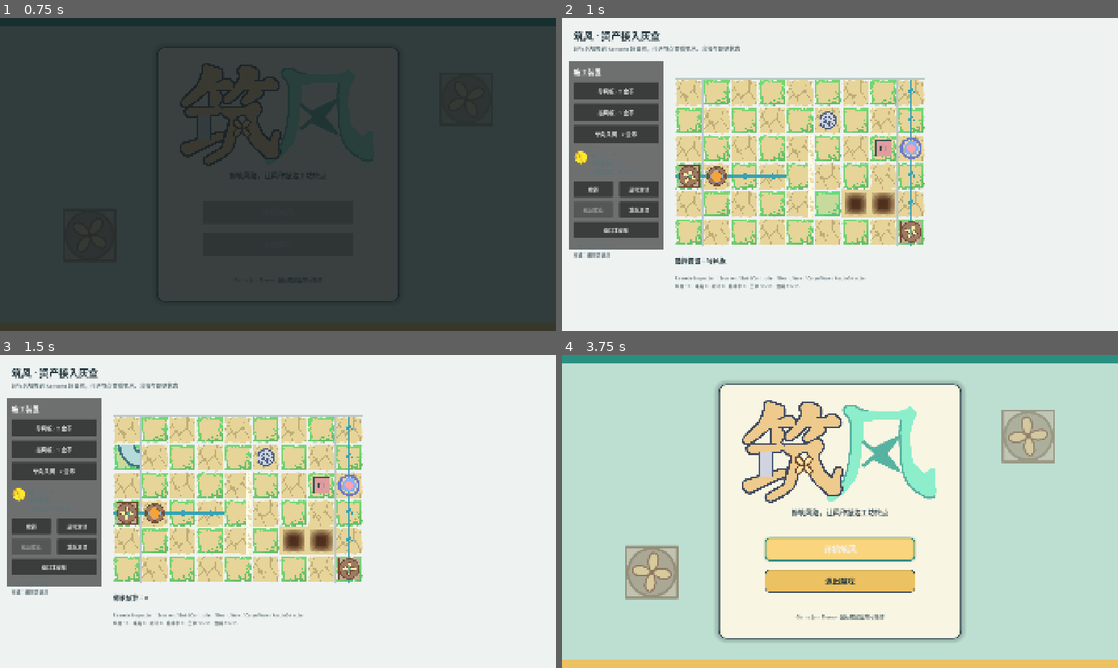
Above: before the commit, frames 1-4 (two rows, left to right).
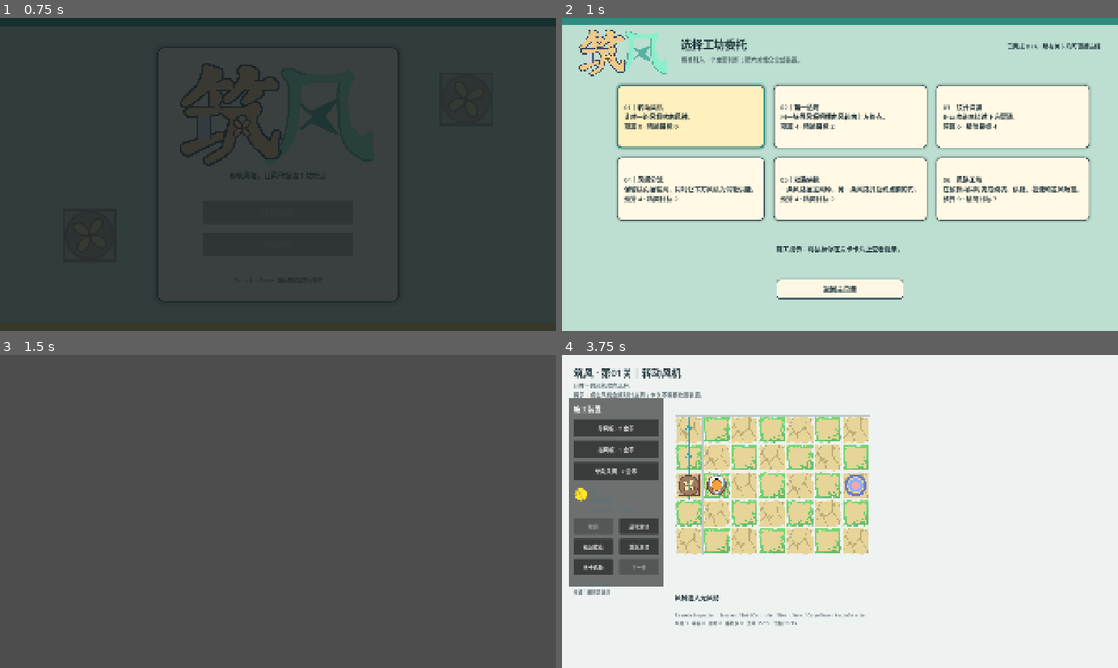
Above: after the commit, the same moments.

Repository: mianyoubiaoqing/zhu-feng
Game: Godot game, scene res://scenes/start_menu.tscn
Two runs of this game, one before a commit and one after it. Both use one fixed random seed, a clock stepped at 60 frames per second and the inputs below.
Inputs (mouse positions are in pixels of both pictures, inside the frame that each line leads up to):
- Up to frame 1 (0.75 s): click "开始筑风" at 0.5 s
- Up to frame 2 (1 s): no input
- Up to frame 3 (1.5 s): click (127, 452) at 1.25 s, where only the run after the commit has a clickable "01｜转动风机 让唯一的风机吹向风种。 预算 0 · 精简…"
- Up to frame 4 (3.75 s): click "启动测试" at 2 s; click "重新测试" at 2.75 s; click (617, 567) at 3.5 s, where only the run before the commit has a clickable "返回主菜单"

Frame 1 is identical in both runs. In frame 2, 86% of the frame differs, in the area x 0-100%, y 0-100%; in frame 3, 95%; in frame 4, 80%.

Commit message:
Add six-level campaign flow

Diff:
--- a/project.godot
+++ b/project.godot
@@ -15,6 +15,10 @@
 config/features=PackedStringArray("4.7", "Forward Plus")
 config/icon="res://icon.svg"
 
+[autoload]
+
+GameFlow="*res://src/session/game_flow.gd"
+
 [display]
 
 window/size/viewport_width=1920
--- /dev/null
+++ b/scenes/level_select.tscn
@@ -0,0 +1,141 @@
+[gd_scene load_steps=6 format=3]
+
+[ext_resource type="Script" path="res://src/presentation/level_select.gd" id="1_select"]
+[ext_resource type="Texture2D" path="res://assets/art/ui/title.png" id="2_title"]
+[ext_resource type="AudioStream" path="res://assets/audio/ui/confirm_01.wav" id="3_confirm"]
+
+[sub_resource type="AtlasTexture" id="AtlasTexture_title"]
+atlas = ExtResource("2_title")
+region = Rect2(1020, 937, 1384, 719)
+filter_clip = true
+
+[sub_resource type="StyleBoxFlat" id="StyleBox_back"]
+bg_color = Color(0.984, 0.969, 0.894, 1)
+border_width_left = 3
+border_width_top = 3
+border_width_right = 3
+border_width_bottom = 3
+border_color = Color(0.224, 0.31, 0.357, 1)
+corner_radius_top_left = 14
+corner_radius_top_right = 14
+corner_radius_bottom_right = 14
+corner_radius_bottom_left = 14
+
+[node name="LevelSelect" type="Control"]
+layout_mode = 3
+anchors_preset = 15
+anchor_right = 1.0
+anchor_bottom = 1.0
+grow_horizontal = 2
+grow_vertical = 2
+script = ExtResource("1_select")
+
+[node name="Background" type="ColorRect" parent="."]
+layout_mode = 1
+anchors_preset = 15
+anchor_right = 1.0
+anchor_bottom = 1.0
+grow_horizontal = 2
+grow_vertical = 2
+mouse_filter = 2
+color = Color(0.737, 0.875, 0.82, 1)
+
+[node name="TopBand" type="ColorRect" parent="."]
+layout_mode = 1
+anchors_preset = 10
+anchor_right = 1.0
+offset_bottom = 24.0
+grow_horizontal = 2
+mouse_filter = 2
+color = Color(0.161, 0.565, 0.506, 1)
+
+[node name="Title" type="TextureRect" parent="."]
+layout_mode = 0
+offset_left = 58.0
+offset_top = 38.0
+offset_right = 368.0
+offset_bottom = 199.0
+mouse_filter = 2
+texture = SubResource("AtlasTexture_title")
+expand_mode = 1
+stretch_mode = 5
+
+[node name="Heading" type="Label" parent="."]
+layout_mode = 0
+offset_left = 410.0
+offset_top = 62.0
+offset_right = 1080.0
+offset_bottom = 120.0
+theme_override_colors/font_color = Color(0.125, 0.204, 0.231, 1)
+theme_override_font_sizes/font_size = 38
+text = "选择工坊委托"
+
+[node name="Subheading" type="Label" parent="."]
+layout_mode = 0
+offset_left = 412.0
+offset_top = 128.0
+offset_right = 1150.0
+offset_bottom = 170.0
+theme_override_colors/font_color = Color(0.369, 0.439, 0.459, 1)
+theme_override_font_sizes/font_size = 20
+text = "每关引入一个主要判断；第六关组合全部装置。"
+
+[node name="Progress" type="Label" parent="."]
+layout_mode = 0
+offset_left = 1280.0
+offset_top = 82.0
+offset_right = 1860.0
+offset_bottom = 130.0
+theme_override_colors/font_color = Color(0.125, 0.204, 0.231, 1)
+theme_override_font_sizes/font_size = 20
+text = "已完成 0 / 6 · 所有关卡均可直接选择"
+horizontal_alignment = 2
+
+[node name="LevelGrid" type="GridContainer" parent="."]
+layout_mode = 0
+offset_left = 190.0
+offset_top = 230.0
+offset_right = 1730.0
+offset_bottom = 720.0
+theme_override_constants/h_separation = 30
+theme_override_constants/v_separation = 30
+columns = 3
+
+[node name="HoverInfo" type="Label" parent="."]
+layout_mode = 0
+offset_left = 220.0
+offset_top = 780.0
+offset_right = 1700.0
+offset_bottom = 840.0
+theme_override_colors/font_color = Color(0.125, 0.204, 0.231, 1)
+theme_override_font_sizes/font_size = 22
+text = "施工提示：将鼠标停在关卡卡片上查看提示。"
+horizontal_alignment = 1
+
+[node name="Back" type="Button" parent="."]
+layout_mode = 0
+offset_left = 740.0
+offset_top = 900.0
+offset_right = 1180.0
+offset_bottom = 970.0
+mouse_default_cursor_shape = 2
+theme_override_colors/font_color = Color(0.125, 0.204, 0.231, 1)
+theme_override_font_sizes/font_size = 23
+theme_override_styles/normal = SubResource("StyleBox_back")
+theme_override_styles/hover = SubResource("StyleBox_back")
+theme_override_styles/focus = SubResource("StyleBox_back")
+text = "返回主菜单"
+
+[node name="Fade" type="ColorRect" parent="."]
+layout_mode = 1
+anchors_preset = 15
+anchor_right = 1.0
+anchor_bottom = 1.0
+grow_horizontal = 2
+grow_vertical = 2
+mouse_filter = 2
+color = Color(0.08, 0.11, 0.12, 0)
+
+[node name="Confirm" type="AudioStreamPlayer" parent="."]
+stream = ExtResource("3_confirm")
+bus = &"UI"
--- a/scenes/main.tscn
+++ b/scenes/main.tscn
@@ -263,13 +263,22 @@
 theme_override_font_sizes/font_size = 17
 text = "重新测试"
 
-[node name="Menu" type="Button" parent="HUD/Sidebar"]
+[node name="LevelSelect" type="Button" parent="HUD/Sidebar"]
 offset_left = 16.0
 offset_top = 554.0
-offset_right = 310.0
+offset_right = 152.0
 offset_bottom = 608.0
 theme_override_font_sizes/font_size = 17
-text = "返回主菜单"
+text = "关卡选择"
+
+[node name="Next" type="Button" parent="HUD/Sidebar"]
+offset_left = 174.0
+offset_top = 554.0
+offset_right = 310.0
+offset_bottom = 608.0
+theme_override_font_sizes/font_size = 17
+disabled = true
+text = "下一关"
 
 [node name="Help" type="Label" parent="HUD/Sidebar"]
 offset_left = 16.0
--- a/src/demo/demo_levels.gd
+++ b/src/demo/demo_levels.gd
@@ -1,23 +1,122 @@
 class_name DemoLevels
 extends RefCounted
 
+const LEVEL_COUNT := 6
+
+
+static func all_levels() -> Array[LevelDefinition]:
+	return [
+		build_fan_rotation(),
+		build_first_bend(),
+		build_pit_detour(),
+		build_valve_isolation(),
+		build_dual_supply(),
+		build_full_workshop(),
+	]
+
+
+static func build_level(index: int) -> LevelDefinition:
+	var levels := all_levels()
+	return levels[clampi(index, 0, levels.size() - 1)]
+
+
+static func build_fan_rotation() -> LevelDefinition:
+	var level := _base(&"fan_rotation", "转动风机", "让唯一的风机吹向风种。", "点击风机会顺时针旋转；本关不需要放置装置。")
+	level.size = Vector2i(7, 5)
+	level.budget = 0
+	level.efficient_budget = 0
+	level.start = Vector2i(1, 2)
+	level.goal = Vector2i(6, 2)
+	level.fans = [FanDefinition.create(Vector2i(0, 2), GameRules.Direction.UP)]
+	return level
+
+
+static func build_first_bend() -> LevelDefinition:
+	var level := _base(&"first_bend", "第一道弯", "用一块导风板把横向风转向上方终点。", "导风板连接相邻的两个方向；放置后可继续旋转。")
+	level.size = Vector2i(7, 6)
+	level.budget = 4
+	level.efficient_budget = 2
+	level.start = Vector2i(1, 4)
+	level.goal = Vector2i(5, 1)
+	level.fans = [FanDefinition.create(Vector2i(0, 4), GameRules.Direction.RIGHT)]
+	level.walls = [Vector2i(6, 4)]
+	return level
+
+
+static func build_pit_detour() -> LevelDefinition:
+	var level := _base(&"pit_detour", "绕开深渊", "用两次转弯绕过下方裂隙。", "直接前进会坠落；先决定绕行路线，再核算导风板费用。")
+	level.size = Vector2i(9, 6)
+	level.budget = 6
+	level.efficient_budget = 4
+	level.start = Vector2i(1, 4)
+	level.goal = Vector2i(8, 1)
+	level.fans = [FanDefinition.create(Vector2i(0, 4), GameRules.Direction.RIGHT)]
+	level.pits = [Vector2i(3, 4), Vector2i(4, 4), Vector2i(5, 4)]
+	return level
+
+
+static func build_valve_isolation() -> LevelDefinition:
+	var level := _base(&"valve_isolation", "风阀分流", "保留横向运输风，同时让下方风机为涡轮供能。", "在两路风的交叉格放置单向风阀；旋走下方风机会导致涡轮失去供能。")
+	level.size = Vector2i(9, 6)
+	level.budget = 4
+	level.efficient_budget = 2
+	level.start = Vector2i(1, 2)
+	level.goal = Vector2i(8, 2)
+	level.fans = [
+		FanDefinition.create(Vector2i(0, 2), GameRules.Direction.RIGHT),
+		FanDefinition.create(Vector2i(4, 5), GameRules.Direction.UP),
+	]
+	level.turbines = [TurbineDefinition.create(&"mint", Vector2i(4, 4))]
+	level.required_turbine_ids = [&"mint"]
+	return level
+
+
+static func build_dual_supply() -> LevelDefinition:
+	var level := _base(&"dual_supply", "双路供能", "一条风路运送风种，另一条风路开启终点前的门。", "上方风机只负责供能；下方风机需要一块导风板把风种送向门。")
+	level.size = Vector2i(9, 6)
+	level.budget = 4
+	level.efficient_budget = 2
+	level.start = Vector2i(1, 4)
+	level.goal = Vector2i(7, 1)
+	level.fans = [
+		FanDefinition.create(Vector2i(0, 4), GameRules.Direction.RIGHT),
+		FanDefinition.create(Vector2i(0, 0), GameRules.Direction.UP),
+	]
+	level.turbines = [TurbineDefinition.create(&"amber", Vector2i(4, 0))]
+	level.doors = [DoorDefinition.create(Vector2i(7, 2), &"amber")]
+	level.required_turbine_ids = [&"amber"]
+	level.walls = [Vector2i(6, 0)]
+	return level
+
+
+static func build_full_workshop() -> LevelDefinition:
+	var level := _base(&"full_workshop", "风路工坊", "在预算内同时完成绕坑、供能、截流和逆风隔离。", "供能风机不能旋走：用挡风板让它在涡轮后停止；右侧逆风则需要单向风阀。")
+	level.size = Vector2i(11, 6)
+	level.budget = 9
+	level.efficient_budget = 7
+	level.start = Vector2i(1, 2)
+	level.goal = Vector2i(8, 4)
+	level.fans = [
+		FanDefinition.create(Vector2i(0, 2), GameRules.Direction.RIGHT),
+		FanDefinition.create(Vector2i(3, 5), GameRules.Direction.UP),
+		FanDefinition.create(Vector2i(10, 4), GameRules.Direction.LEFT),
+	]
+	level.pits = [Vector2i(7, 2), Vector2i(8, 2), Vector2i(9, 2)]
+	level.walls = [Vector2i(4, 3), Vector2i(5, 3)]
+	level.turbines = [TurbineDefinition.create(&"core", Vector2i(3, 4))]
+	level.doors = [DoorDefinition.create(Vector2i(7, 4), &"core")]
+	level.required_turbine_ids = [&"core"]
+	return level
+
 
 static func build_vertical_slice() -> LevelDefinition:
+	return build_full_workshop()
+
+
+static func _base(id: StringName, name: String, objective_text: String, tip: String) -> LevelDefinition:
 	var level := LevelDefinition.new()
-	level.level_id = &"vertical_slice"
-	level.display_name = "灰盒：供能与送达"
-	level.size = Vector2i(9, 6)
-	level.budget = 10
-	level.efficient_budget = 7
-	level.start = Vector2i(1, 3)
-	level.goal = Vector2i(8, 2)
-	level.walls = [Vector2i(4, 2), Vector2i(4, 3), Vector2i(4, 4)]
-	level.pits = [Vector2i(6, 4), Vector2i(7, 4)]
-	level.fans = [
-		FanDefinition.create(Vector2i(0, 3), GameRules.Direction.RIGHT),
-		FanDefinition.create(Vector2i(8, 5), GameRules.Direction.UP),
-	]
-	level.turbines = [TurbineDefinition.create(&"amber", Vector2i(5, 1))]
-	level.doors = [DoorDefinition.create(Vector2i(7, 2), &"amber")]
-	level.required_turbine_ids = [&"amber"]
+	level.level_id = id
+	level.display_name = name
+	level.objective = objective_text
+	level.teaching_tip = tip
 	return level
--- a/src/domain/level_definition.gd
+++ b/src/domain/level_definition.gd
@@ -3,6 +3,8 @@
 
 @export var level_id: StringName = &"unnamed"
 @export var display_name := "未命名关卡"
+@export_multiline var objective := "让风种抵达终点"
+@export_multiline var teaching_tip := "观察风向，再开始施工。"
 @export var size: Vector2i = Vector2i(8, 6)
 @export var budget := 8
 @export var efficient_budget := 6
--- a/src/nodes/game_session_node.gd
+++ b/src/nodes/game_session_node.gd
@@ -34,7 +34,8 @@
 
 func initialize() -> bool:
 	if level_definition == null and use_demo_level_when_empty:
-		level_definition = DemoLevels.build_vertical_slice()
+		var game_flow := get_node_or_null("/root/GameFlow")
+		level_definition = game_flow.call("selected_level") if game_flow != null else DemoLevels.build_vertical_slice()
 	if level_definition == null:
 		debug_last_error = "未配置 LevelDefinition"
 		return false
--- a/src/presentation/game_root.gd
+++ b/src/presentation/game_root.gd
@@ -8,6 +8,11 @@
 @onready var budget_label: Label = $HUD/Sidebar/Budget
 @onready var message_label: Label = $HUD/Message
 @onready var runtime_label: Label = $HUD/RuntimeStats
+@onready var level_title_label: Label = $HUD/Title
+@onready var level_subtitle_label: Label = $HUD/Subtitle
+@onready var next_button: Button = $HUD/Sidebar/Next
+@onready var _game_flow: Node = get_node("/root/GameFlow")
+var _level_completed := false
 
 
 func _ready() -> void:
@@ -22,11 +27,14 @@
 	$HUD/Sidebar/Start.pressed.connect(_on_start)
 	$HUD/Sidebar/Build.pressed.connect(_on_return_to_build)
 	$HUD/Sidebar/Retry.pressed.connect(_on_start)
-	$HUD/Sidebar/Menu.pressed.connect(_on_return_to_menu)
+	$HUD/Sidebar/LevelSelect.pressed.connect(_on_return_to_level_select)
+	next_button.pressed.connect(_on_next_level)
 	if not session.is_initialized():
 		_set_message(session.debug_last_error)
 		return
 	cargo_view.reset_to(session.level().start)
+	level_title_label.text = "筑风 · 第%02d关｜%s" % [_game_flow.get("selected_level_index") + 1, session.level().display_name]
+	level_subtitle_label.text = "%s\n提示：%s" % [session.level().objective, session.level().teaching_tip]
 	_select_device(GameRules.DeviceKind.BEND)
 	_refresh_hud()
 
@@ -63,6 +71,7 @@
 	if not session.is_initialized():
 		return
 	board_view.clear_result()
+	_level_completed = false
 	var result := session.start_test()
 	audio_director.start_test(result.powered_turbine_ids.size())
 	cargo_view.play_result(result)
@@ -80,18 +89,31 @@
 	_set_message("已返回建造，布局与风机朝向保持不变。")
 
 
-func _on_return_to_menu() -> void:
+func _on_return_to_level_select() -> void:
 	audio_director.stop_all_audio()
-	get_tree().change_scene_to_file("res://scenes/start_menu.tscn")
+	get_tree().change_scene_to_file("res://scenes/level_select.tscn")
+
+
+func _on_next_level() -> void:
+	if not _level_completed:
+		return
+	audio_director.stop_all_audio()
+	if _game_flow.call("select_next_level") as bool:
+		get_tree().reload_current_scene()
+	else:
+		get_tree().change_scene_to_file("res://scenes/level_select.tscn")
 
 
 func _on_cargo_animation_finished(result: SimulationResult) -> void:
 	board_view.show_result(result)
 	audio_director.play_result(result)
 	if result.succeeded:
+		_level_completed = true
+		_game_flow.call("mark_selected_completed")
 		_set_message("通关%s" % ("（精简设计）" if result.efficient else ""))
 	else:
 		_set_message(result.failure_label())
+	_refresh_hud()
 
 
 func _refresh_hud() -> void:
@@ -107,6 +129,8 @@
 	build_controller.input_enabled = in_build
 	$HUD/Sidebar/Undo.disabled = not in_build
 	$HUD/Sidebar/Build.disabled = in_build
+	next_button.disabled = not _level_completed
+	next_button.text = "完成委托" if _game_flow.get("selected_level_index") >= DemoLevels.LEVEL_COUNT - 1 else "下一关"
 
 
 func _set_message(message: String) -> void:
--- /dev/null
+++ b/src/presentation/level_select.gd
@@ -0,0 +1,125 @@
+class_name LevelSelect
+extends Control
+
+@export_file("*.tscn") var gameplay_scene_path := "res://scenes/main.tscn"
+@export_file("*.tscn") var menu_scene_path := "res://scenes/start_menu.tscn"
+@export_range(0.05, 1.0, 0.05) var transition_duration := 0.18
+
+@export_category("Runtime Debug (read only)")
+@export var debug_level_count := 0
+@export var debug_selected_index := -1
+@export var debug_transition_locked := false
+@export_multiline var debug_last_action := ""
+
+@onready var _grid: GridContainer = $LevelGrid
+@onready var _hover_info: Label = $HoverInfo
+@onready var _progress: Label = $Progress
+@onready var _back: Button = $Back
+@onready var _fade: ColorRect = $Fade
+@onready var _confirm: AudioStreamPlayer = $Confirm
+@onready var _game_flow: Node = get_node("/root/GameFlow")
+var _level_buttons: Array[Button] = []
+
+
+func _ready() -> void:
+	_build_level_cards()
+	_back.pressed.connect(_on_back_pressed)
+	_refresh_progress()
+	if not _level_buttons.is_empty():
+		_level_buttons[_game_flow.get("selected_level_index")].grab_focus()
+
+
+func _unhandled_input(event: InputEvent) -> void:
+	if event.is_action_pressed("ui_cancel") and not debug_transition_locked:
+		_on_back_pressed()
+
+
+func _build_level_cards() -> void:
+	var levels := DemoLevels.all_levels()
+	debug_level_count = levels.size()
+	for index in levels.size():
+		var level := levels[index]
+		var completed := _game_flow.call("is_completed", index) as bool
+		var button := Button.new()
+		button.name = "Level%02d" % (index + 1)
+		button.custom_minimum_size = Vector2(480, 220)
+		button.alignment = HORIZONTAL_ALIGNMENT_LEFT
+		button.mouse_default_cursor_shape = Control.CURSOR_POINTING_HAND
+		button.add_theme_font_size_override("font_size", 22)
+		button.add_theme_color_override("font_color", Color("20343b"))
+		button.add_theme_color_override("font_hover_color", Color("20343b"))
+		button.add_theme_color_override("font_focus_color", Color("20343b"))
+		button.add_theme_stylebox_override("normal", _card_style(Color("fff9e5"), Color("40545a"), 3))
+		button.add_theme_stylebox_override("hover", _card_style(Color("fff0bd"), Color("299083"), 5))
+		button.add_theme_stylebox_override("focus", _card_style(Color("fff0bd"), Color("299083"), 5))
+		button.add_theme_stylebox_override("pressed", _card_style(Color("ead092"), Color("40545a"), 4))
+		button.text = "%02d｜%s%s\n\n%s\n预算 %d · 精简目标 %d" % [
+			index + 1,
+			level.display_name,
+			"  ✓" if completed else "",
+			level.objective,
+			level.budget,
+			level.efficient_budget,
+		]
+		button.tooltip_text = level.teaching_tip
+		button.pressed.connect(_on_level_pressed.bind(index))
+		button.mouse_entered.connect(_on_level_hovered.bind(index))
+		_grid.add_child(button)
+		_level_buttons.append(button)
+
+
+func _on_level_hovered(index: int) -> void:
+	var level := DemoLevels.build_level(index)
+	_hover_info.text = "施工提示：%s" % level.teaching_tip
+
+
+func _on_level_pressed(index: int) -> void:
+	if debug_transition_locked or not (_game_flow.call("select_level", index) as bool):
+		return
+	debug_selected_index = index
+	debug_transition_locked = true
+	debug_last_action = "LEVEL %02d | %s" % [index + 1, DemoLevels.build_level(index).level_id]
+	_set_buttons_disabled(true)
+	if DisplayServer.get_name() != "headless":
+		_confirm.play()
+	var tween := create_tween()
+	tween.tween_property(_fade, "color:a", 1.0, transition_duration)
+	await tween.finished
+	var error := get_tree().change_scene_to_file(gameplay_scene_path)
+	if error != OK:
+		debug_last_action = "ERROR | 场景切换失败：%d" % error
+		debug_transition_locked = false
+		_set_buttons_disabled(false)
+
+
+func _on_back_pressed() -> void:
+	if debug_transition_locked:
+		return
+	debug_transition_locked = true
+	debug_last_action = "BACK"
+	get_tree().change_scene_to_file(menu_scene_path)
+
+
+func _set_buttons_disabled(disabled: bool) -> void:
+	for button in _level_buttons:
+		button.disabled = disabled
+	_back.disabled = disabled
+
+
+func _refresh_progress() -> void:
+	_progress.text = "已完成 %d / %d · 所有关卡均可直接选择" % [_game_flow.call("completed_count"), DemoLevels.LEVEL_COUNT]
+
+
+func _card_style(background: Color, border: Color, border_width: int) -> StyleBoxFlat:
+	var style := StyleBoxFlat.new()
+	style.bg_color = background
+	style.border_color = border
+	style.set_border_width_all(border_width)
+	style.set_corner_radius_all(18)
+	style.content_margin_left = 24.0
+	style.content_margin_right = 24.0
+	style.content_margin_top = 20.0
+	style.content_margin_bottom = 20.0
+	style.shadow_color = Color(0.08, 0.12, 0.13, 0.16)
+	style.shadow_size = 8
+	return style
--- a/src/presentation/start_menu.gd
+++ b/src/presentation/start_menu.gd
@@ -1,7 +1,7 @@
 class_name StartMenu
 extends Control
 
-@export_file("*.tscn") var gameplay_scene_path := "res://scenes/main.tscn"
+@export_file("*.tscn") var gameplay_scene_path := "res://scenes/level_select.tscn"
 @export_range(0.05, 1.0, 0.05) var transition_duration := 0.22
 
 @export_category("Runtime Debug (read only)")
--- /dev/null
+++ b/src/session/game_flow.gd
@@ -0,0 +1,36 @@
+extends Node
+
+signal selection_changed(level_index: int)
+signal completion_changed(level_index: int)
+
+var selected_level_index := 0
+var _completed_levels: Dictionary = {}
+
+
+func select_level(index: int) -> bool:
+	if index < 0 or index >= DemoLevels.LEVEL_COUNT:
+		return false
+	selected_level_index = index
+	selection_changed.emit(index)
+	return true
+
+
+func selected_level() -> LevelDefinition:
+	return DemoLevels.build_level(selected_level_index)
+
+
+func mark_selected_completed() -> void:
+	_completed_levels[selected_level_index] = true
+	completion_changed.emit(selected_level_index)
+
+
+func is_completed(index: int) -> bool:
+	return bool(_completed_levels.get(index, false))
+
+
+func select_next_level() -> bool:
+	return select_level(selected_level_index + 1)
+
+
+func completed_count() -> int:
+	return _completed_levels.size()
--- /dev/null
+++ b/tests/run_level_tests.gd
@@ -0,0 +1,77 @@
+extends SceneTree
+
+var checks := 0
+var failures := 0
+
+
+func _init() -> void:
+	_run.call_deferred()
+
+
+func _run() -> void:
+	var levels := DemoLevels.all_levels()
+	_expect(levels.size() == 6, "关卡目录包含6关")
+	var ids: Dictionary = {}
+	for level in levels:
+		_expect(level.validate().is_empty(), "%s通过结构校验" % level.display_name)
+		ids[level.level_id] = true
+	_expect(ids.size() == levels.size(), "关卡ID互不重复")
+
+	for index in levels.size():
+		var session := GameSession.new()
+		_expect(session.load_level(levels[index]), "第%d关可加载" % (index + 1))
+		_apply_reference_solution(index, session)
+		var result := session.start_test()
+		_expect(result.succeeded, "第%d关参考解可通关" % (index + 1))
+		_expect(result.efficient, "第%d关参考解达到精简预算" % (index + 1))
+
+	var game_flow := get_root().get_node_or_null("GameFlow")
+	_expect(game_flow != null, "关卡流程单例已加载")
+	game_flow.call("select_level", 0)
+	var packed_select := load("res://scenes/level_select.tscn") as PackedScene
+	var select_root := packed_select.instantiate()
+	get_root().add_child(select_root)
+	await process_frame
+	var select := select_root as LevelSelect
+	_expect(select != null and select.debug_level_count == 6, "关卡选择场景生成6张关卡卡片")
+	_expect(select_root.get_node("LevelGrid").get_child_count() == 6, "关卡卡片全部进入场景树")
+
+	print("关卡验证完成：%d checks，%d failures" % [checks, failures])
+	select_root.queue_free()
+	for _frame in 3:
+		await process_frame
+	_quit_after_cleanup.call_deferred(1 if failures > 0 else 0)
+
+
+func _apply_reference_solution(index: int, session: GameSession) -> void:
+	match index:
+		0:
+			session.rotate_at(Vector2i(0, 2))
+		1:
+			session.place_device(GameRules.DeviceKind.BEND, Vector2i(5, 4), GameRules.Direction.LEFT)
+		2:
+			session.place_device(GameRules.DeviceKind.BEND, Vector2i(2, 4), GameRules.Direction.LEFT)
+			session.place_device(GameRules.DeviceKind.BEND, Vector2i(2, 1), GameRules.Direction.RIGHT)
+		3:
+			session.place_device(GameRules.DeviceKind.ONE_WAY_VALVE, Vector2i(4, 2), GameRules.Direction.RIGHT)
+		4:
+			session.rotate_at(Vector2i(0, 0))
+			session.place_device(GameRules.DeviceKind.BEND, Vector2i(7, 4), GameRules.Direction.LEFT)
+		5:
+			session.place_device(GameRules.DeviceKind.BEND, Vector2i(6, 2), GameRules.Direction.DOWN)
+			session.place_device(GameRules.DeviceKind.BEND, Vector2i(6, 4), GameRules.Direction.UP)
+			session.place_device(GameRules.DeviceKind.BLOCKER, Vector2i(3, 3), GameRules.Direction.UP)
+			session.place_device(GameRules.DeviceKind.ONE_WAY_VALVE, Vector2i(9, 4), GameRules.Direction.RIGHT)
+
+
+func _quit_after_cleanup(exit_code: int) -> void:
+	quit(exit_code)
+
+
+func _expect(condition: bool, label: String) -> void:
+	checks += 1
+	if condition:
+		print("PASS  ", label)
+	else:
+		failures += 1
+		push_error("FAIL  " + label)
--- a/tests/run_menu_tests.gd
+++ b/tests/run_menu_tests.gd
@@ -20,7 +20,7 @@
 	var exit_button := root.get_node("MenuPanel/Exit") as Button
 	_expect(menu != null, "开始菜单节点实例化")
 	_expect(menu.debug_title_texture_ready and title.texture != null, "标题有效区域已绑定")
-	_expect(menu.gameplay_scene_path == "res://scenes/main.tscn" and ResourceLoader.exists(menu.gameplay_scene_path), "开始按钮目标为游戏场景")
+	_expect(menu.gameplay_scene_path == "res://scenes/level_select.tscn" and ResourceLoader.exists(menu.gameplay_scene_path), "开始按钮目标为关卡选择")
 	_expect(not start_button.get_signal_connection_list(&"pressed").is_empty(), "开始按钮已连接")
 	_expect(not exit_button.get_signal_connection_list(&"pressed").is_empty(), "退出按钮已连接")
 	_expect(ProjectSettings.get_setting("application/run/main_scene") == "res://scenes/start_menu.tscn", "项目启动入口为开始菜单")
--- a/tests/run_node_tests.gd
+++ b/tests/run_node_tests.gd
@@ -9,6 +9,9 @@
 
 
 func _run() -> void:
+	var game_flow := get_root().get_node_or_null("GameFlow")
+	_expect(game_flow != null, "关卡流程单例已加载")
+	game_flow.call("select_level", 5)
 	var packed_scene := load("res://scenes/main.tscn") as PackedScene
 	var root := packed_scene.instantiate()
 	get_root().add_child(root)
@@ -34,7 +37,10 @@
 	_expect(session.debug_phase == "RESULT" and not session.debug_last_result.is_empty(), "测试结果写入Session调试字段")
 	cargo_view.step_duration = 0.01
 	cargo_view.play_result(result)
-	await create_timer(0.15).timeout
+	var animation_frames := 0
+	while cargo_view.debug_animating and animation_frames < 120:
+		await process_frame
+		animation_frames += 1
 	_expect(not cargo_view.debug_animating and cargo_view.debug_outcome != "PENDING", "CargoView节点完成路线表现并暴露结果")
 
 	session.return_to_build()
Not shown, added: src/presentation/level_select.gd.uid
Not shown, added: src/session/game_flow.gd.uid
Not shown, added: tests/run_level_tests.gd.uid
Not shown, changed: ARCHITECTURE.md
Not shown, added: LEVEL_DESIGN.md
